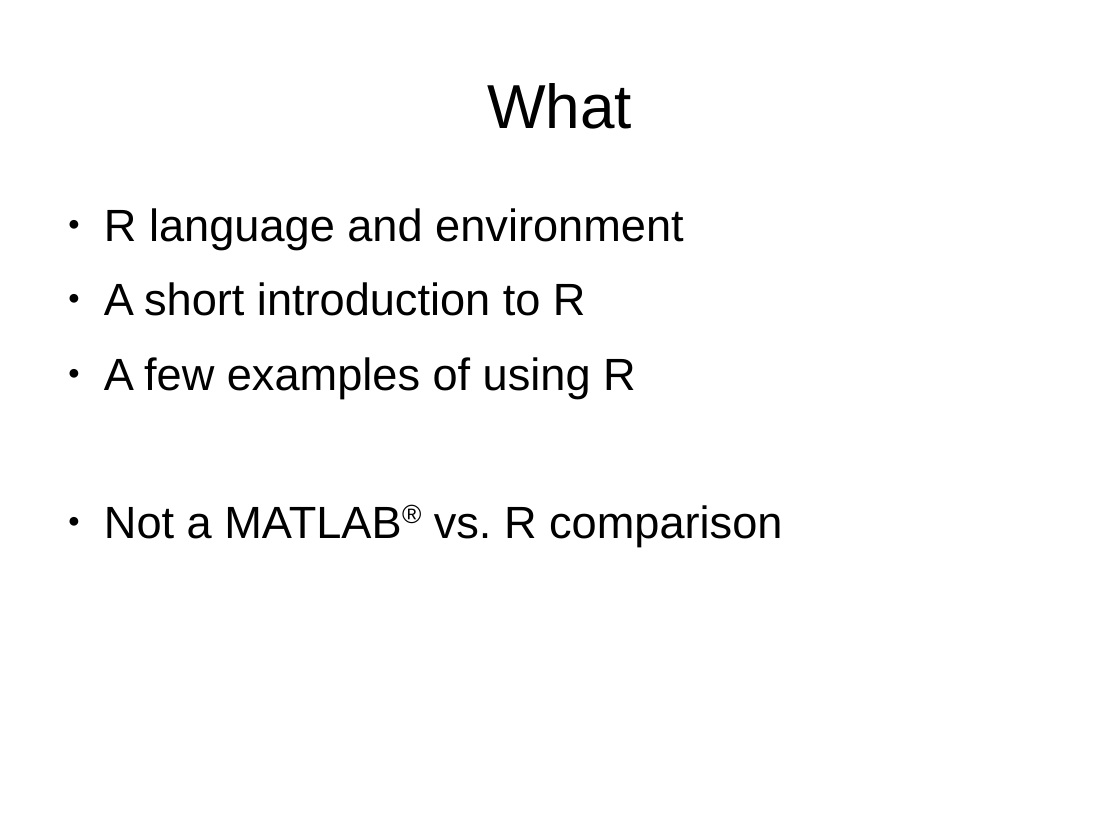
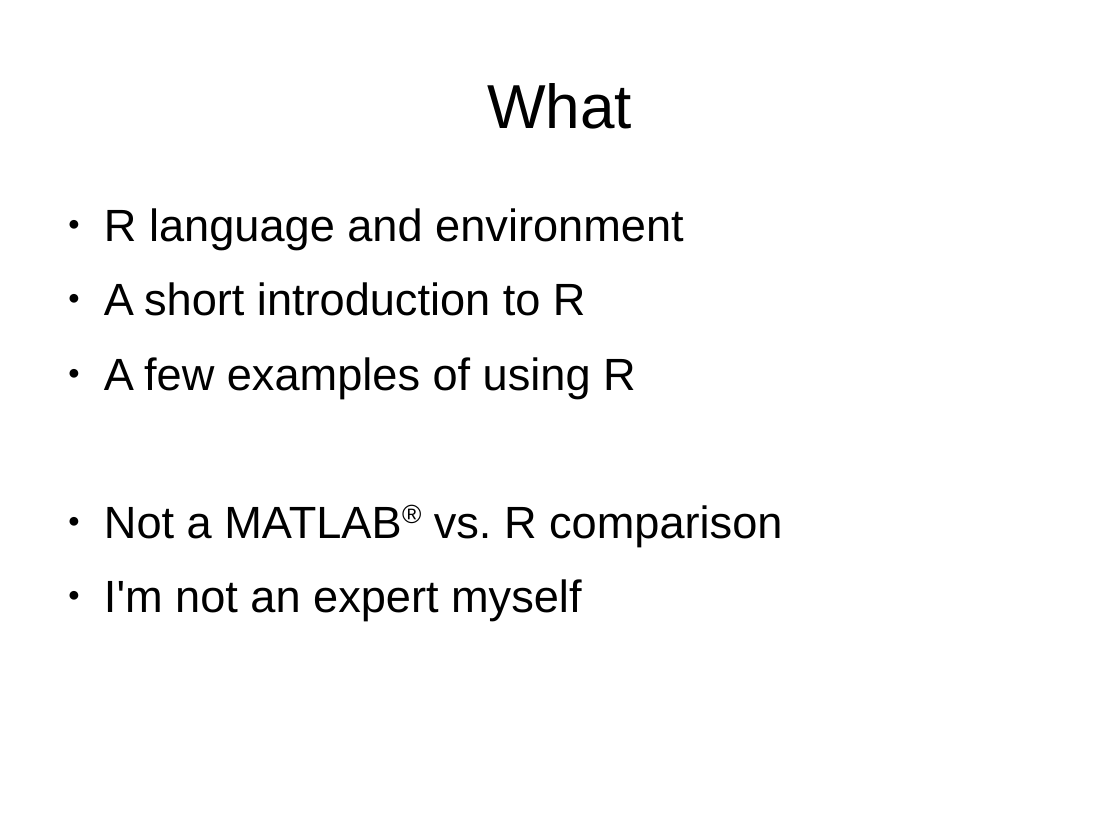
Before and after one commit to Johnny-Blue/R, a slide deck: slide 2 of R.odp. Drawn at 1120x840 pixels with LibreOffice and Linux fonts; fonts in the diff are those of the drawing. Boxes give left, top, right and bottom in pixels: in the first picture for what was removed or moved away, otherwise in the second. Text is boxed around its words. In the diff, an @@ line names an element or a change of style, - is before the commit and + after.

Commit message:
Minor changes in the presentation

```diff
--- a/R.odp
+++ b/R.odp
@@ text at (x1=104, y1=579, x2=581, y2=621): paragraph added @@
+● I'm not an expert myself
```
Also in this commit, not shown: 1 other slide changed.
